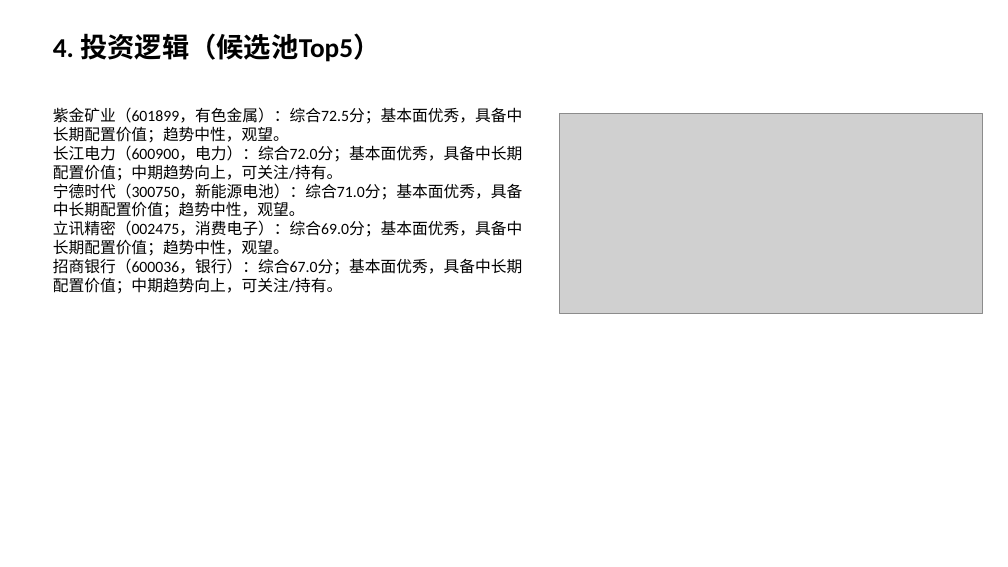
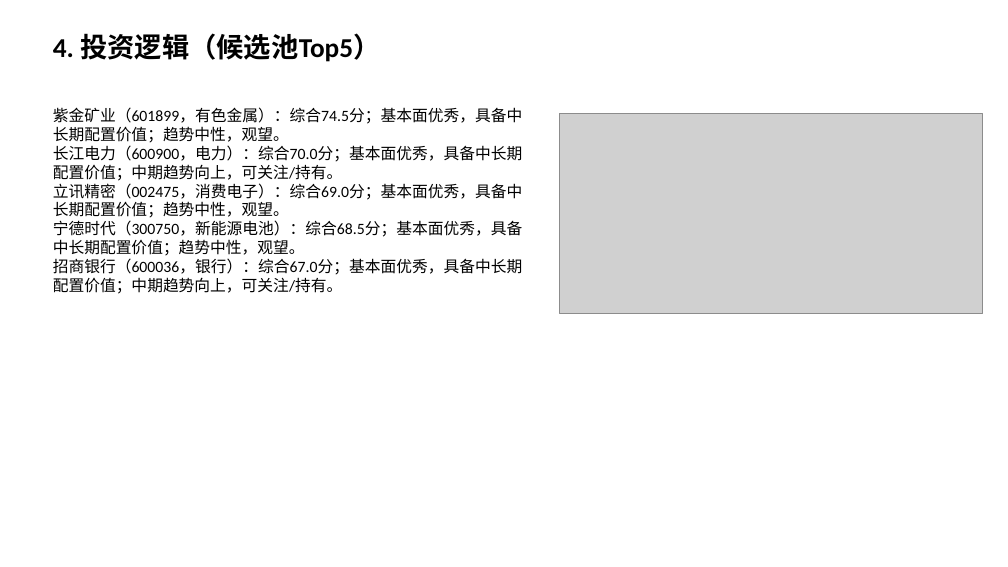
Before and after one commit to Albertdev12/pbl-workflow, a slide deck: slide 5 of outputs/12_中期路演.pptx. Drawn at 1008x567 pixels with LibreOffice and Linux fonts; fonts in the diff are those of the drawing; grey boxes stand for pictures. Boxes give left, top, right and bottom in pixels: in the first picture for what was removed or moved away, otherwise in the second. Text is boxed around its words. In the diff, an @@ line names an element or a change of style, - is before the commit and + after.

```diff
--- a/outputs/12_中期路演.pptx
+++ b/outputs/12_中期路演.pptx
@@ text at (53, 107, 523, 181): text changed @@
-紫金矿业（601899，有色金属）：综合72.5分；基本面优秀，具备中长期配置价值；趋势中性，观望。
-长江电力（600900，电力）：综合72.0分；基本面优秀，具备中长期配置价值；中期趋势向上，可关注/持有。
-宁德时代（300750，新能源电池）：综合71.0分；基本面优秀，具备中长期配置价值；趋势中性，观望。
+紫金矿业（601899，有色金属）：综合74.5分；基本面优秀，具备中长期配置价值；趋势中性，观望。
+长江电力（600900，电力）：综合70.0分；基本面优秀，具备中长期配置价值；中期趋势向上，可关注/持有。
@@ text at (53, 220, 523, 259): paragraph added @@
+宁德时代（300750，新能源电池）：综合68.5分；基本面优秀，具备中长期配置价值；趋势中性，观望。
```
Also in this commit, not shown: 3 other slides changed, 52 other files.
